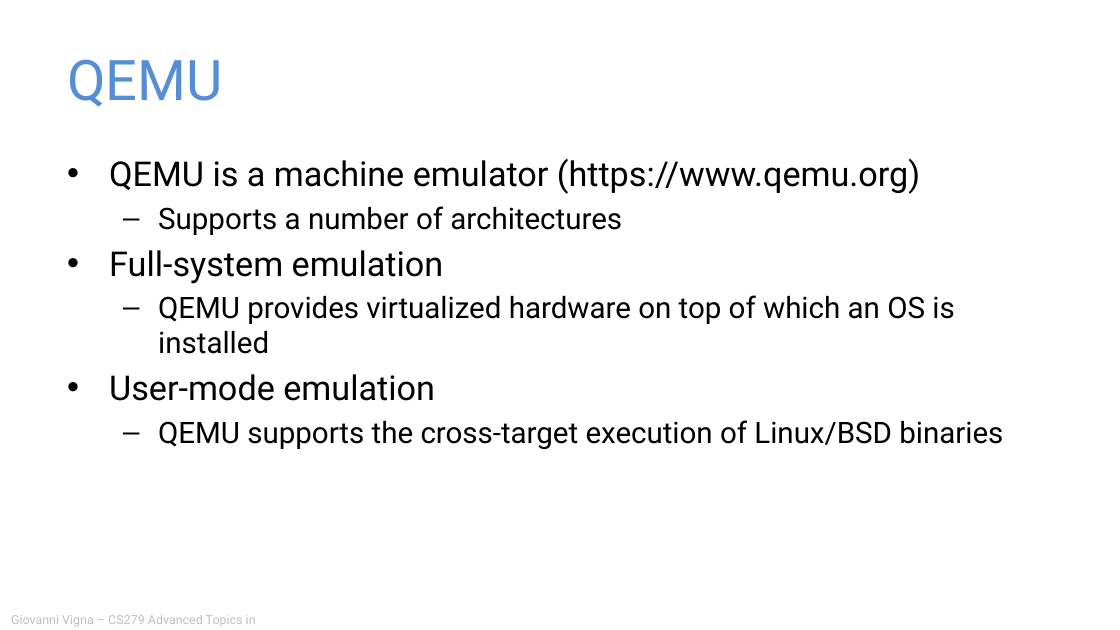
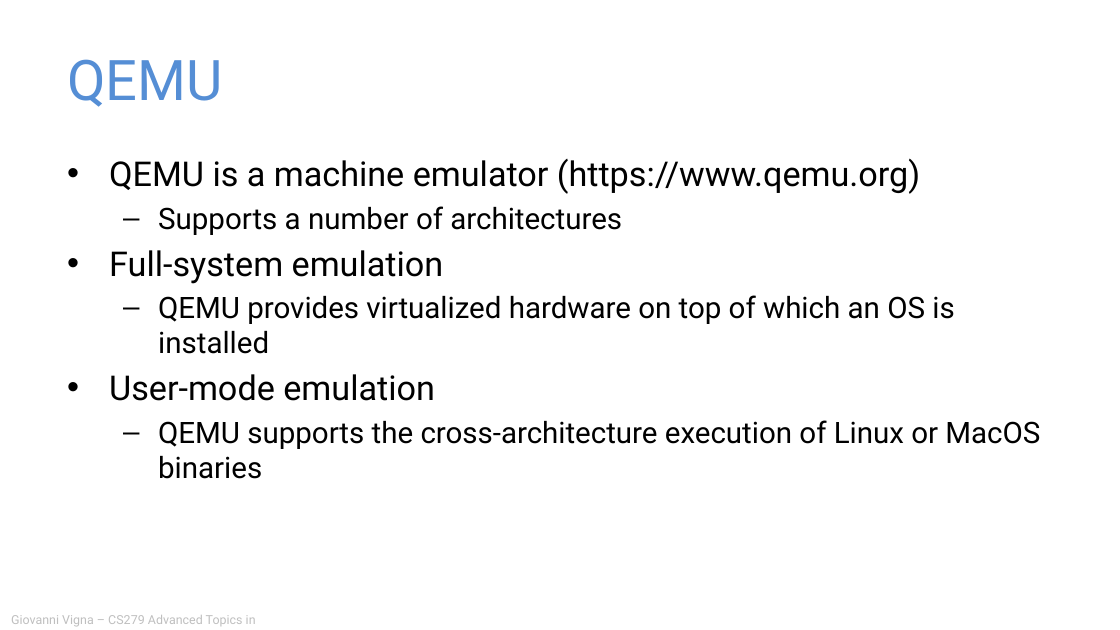
Before and after one commit to giovannivigna/CS279-Fall2024, a slide deck: slide 6 of materials/04_Targets_and_Contexts/Targets_and_Contexts.pptx. Drawn at 1120x630 pixels with LibreOffice and Linux fonts; fonts in the diff are those of the drawing. Boxes give left, top, right and bottom in pixels: in the first picture for what was removed or moved away, otherwise in the second. Text is boxed around its words. In the diff, an @@ line names an element or a change of style, - is before the commit and + after.

```diff
--- a/materials/04_Targets_and_Contexts/Targets_and_Contexts.pptx
+++ b/materials/04_Targets_and_Contexts/Targets_and_Contexts.pptx
@@ text at (158,420,1040,479): text changed @@
-  – QEMU supports the cross-target execution of Linux/BSD binaries
+  – QEMU supports the cross-architecture execution of Linux or MacOS binaries
```
Also in this commit, not shown: 3 other slides changed, 1 slide added, 2 slides removed, 1 other file.
